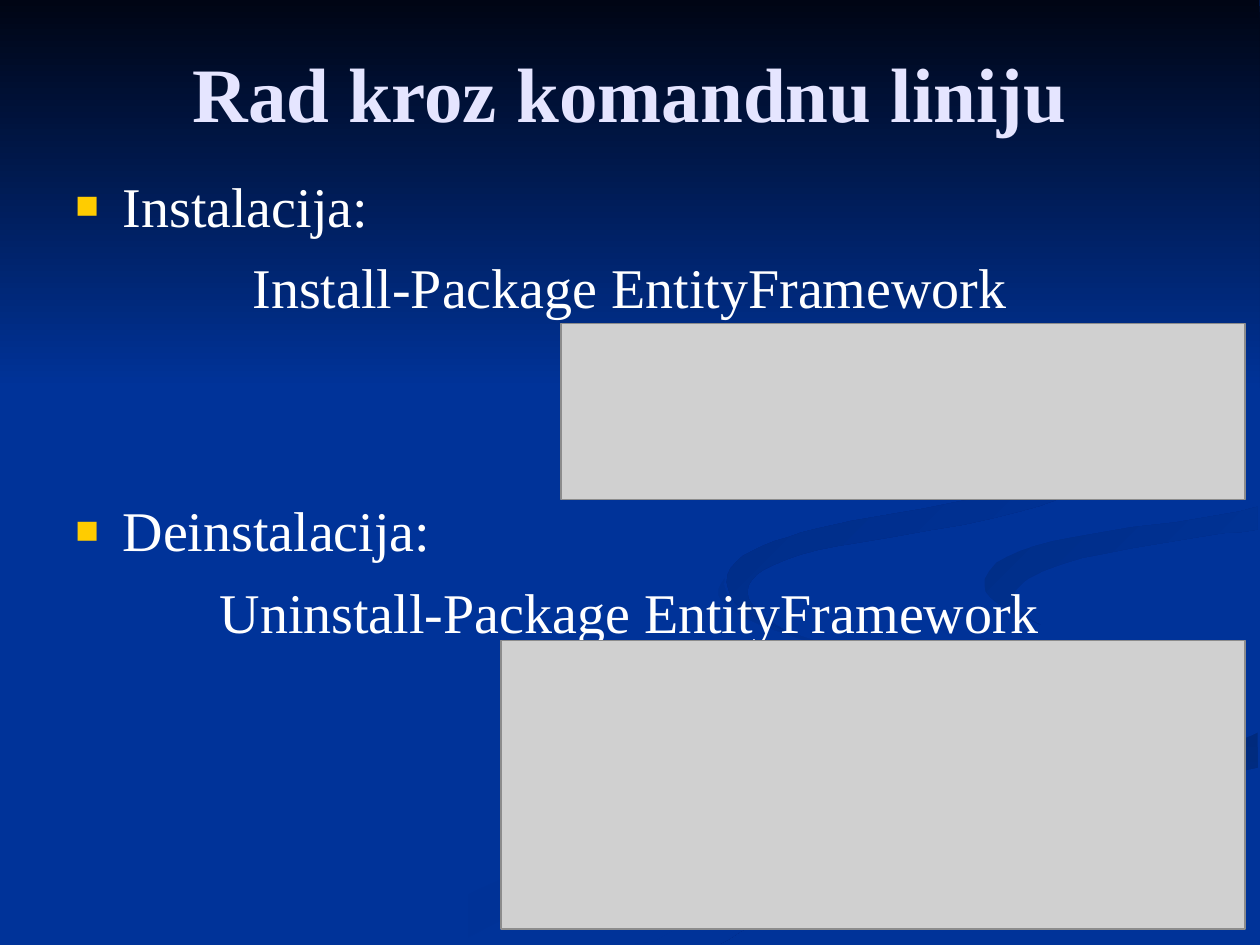
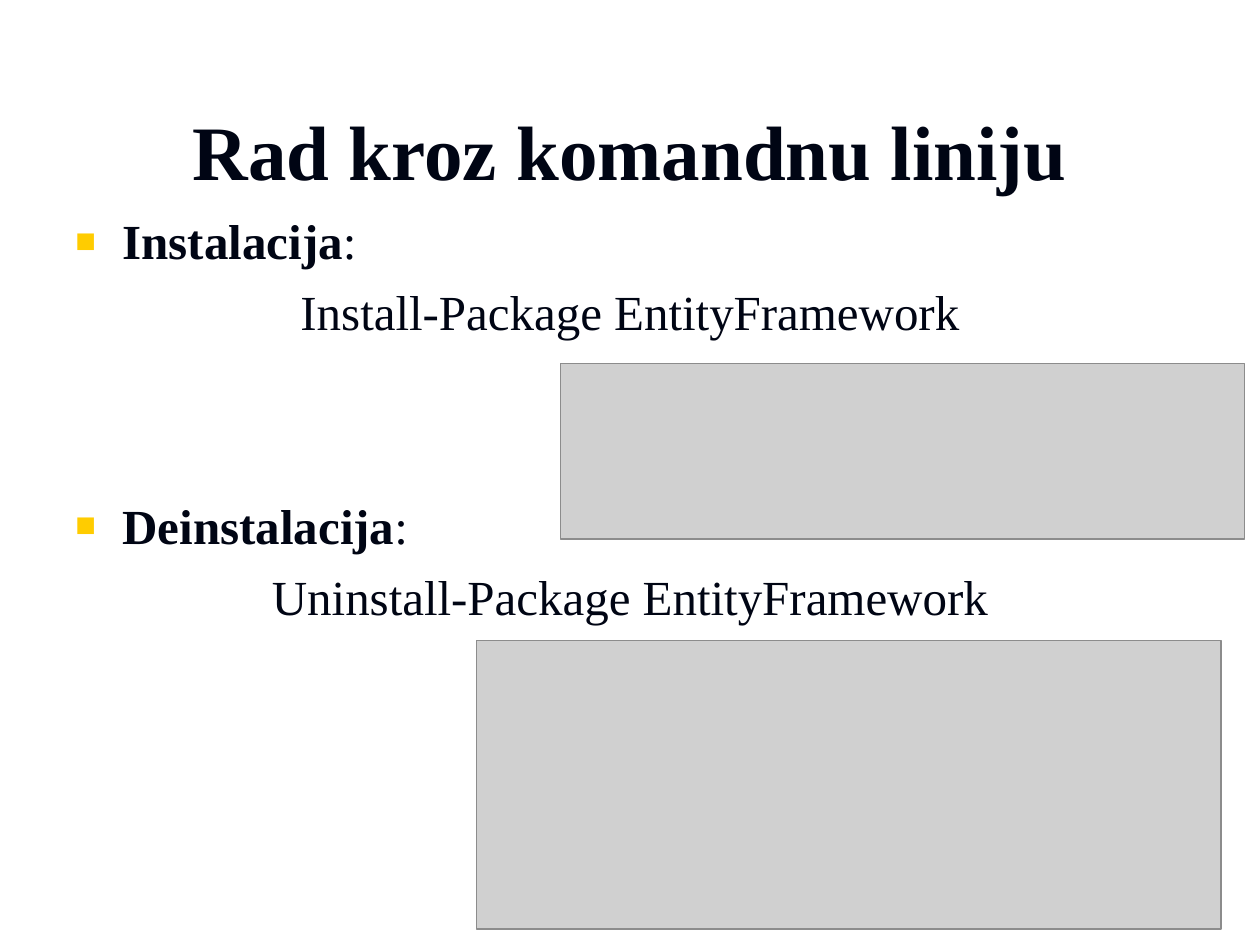
Before and after one commit to vzdesic/PZI, a slide deck: slide 6 of PPTs/09 MVC entity framework.ppt. Drawn at 1260x945 pixels with LibreOffice and Linux fonts; fonts in the diff are those of the drawing; grey boxes stand for pictures; background and template pictures are left out. Boxes give left, top, right and bottom in pixels: in the first picture for what was removed or moved away, otherwise in the second. Text is boxed around its words. In the diff, an @@ line names an element or a change of style, - is before the commit and + after.

```diff
--- a/PPTs/09 MVC entity framework.ppt
+++ b/PPTs/09 MVC entity framework.ppt
@@ background #003399 to picture (left out) @@
@@ group removed at (0,0,1260,944): 7 freeform shapes @@
@@ title "Rad kroz komandnu liniju": place and size @@
-title "Rad kroz komandnu liniju" at (193,68,1066,137)
+title "Rad kroz komandnu liniju" at (193,126,1066,195)
@@ title "Rad kroz komandnu liniju" at (193,126,1066,195): text colour #E5E5FF to #000514 @@
@@ text "Instalacija:": place and size @@
-text "Instalacija:" at (123,188,1039,643)
+text "Instalacija:" at (123,225,988,624)
@@ text "Instalacija:" at (123,225,988,624): size 32 to 28 pt, text colour #FFFFFF to #000514; bold on in "Instalacija:", "Deinstalacija:"; less space between paragraphs @@
@@ picture: place and size @@
-picture at (561,324,1245,499)
+picture at (561,363,1245,538)
@@ picture: place and size @@
-picture at (501,640,1246,929)
+picture at (476,640,1221,929)
```
Also in this commit, not shown: 14 other slides changed, 15 other files.
